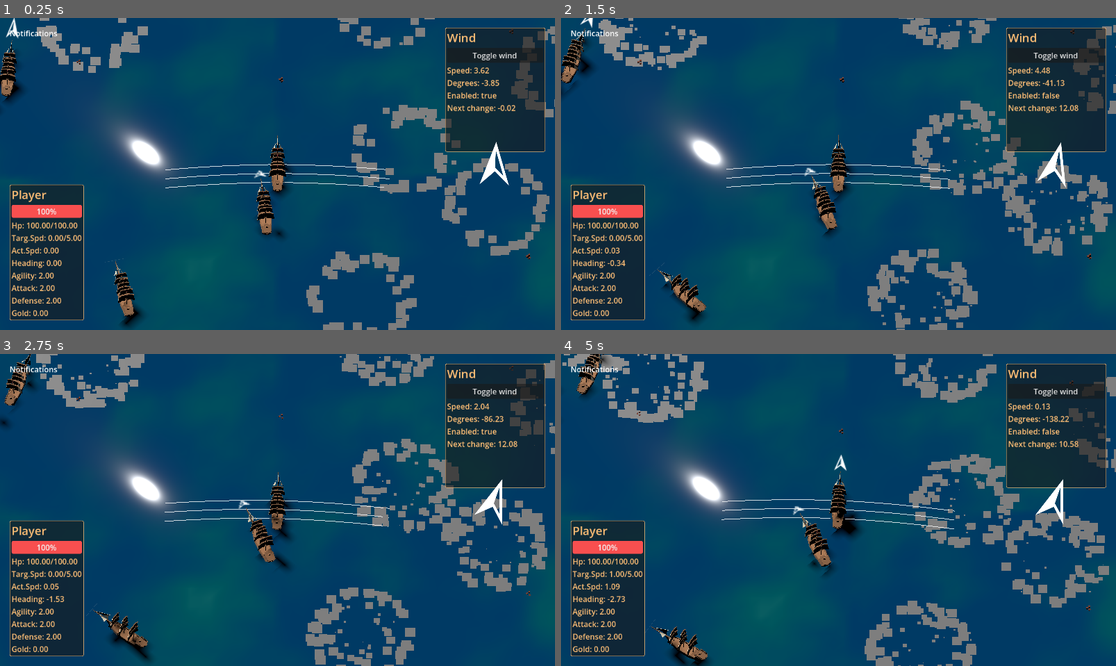
Above: before the commit, frames 1-4 (two rows, left to right).
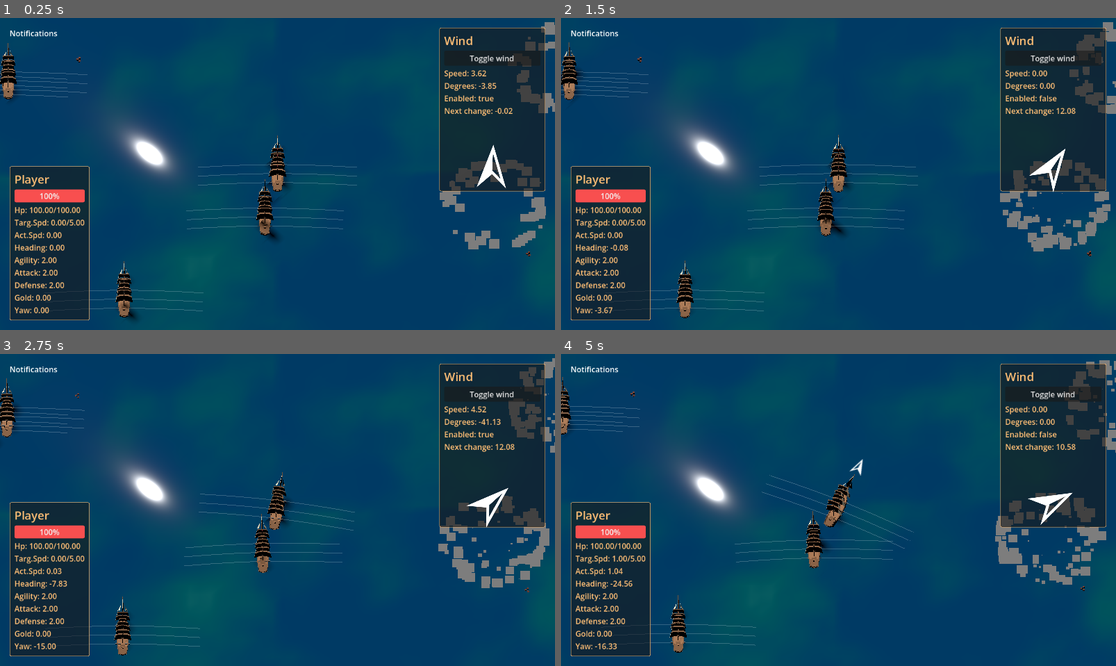
Above: after the commit, the same moments.

Repository: Munghard/pirates
Game: Godot game, scene res://Scenes/world.tscn
Two runs of this game, one before a commit and one after it. Both use one fixed random seed, a clock stepped at 60 frames per second and the inputs below.
Inputs (mouse positions are in pixels of both pictures, inside the frame that each line leads up to):
- Up to frame 1 (0.25 s): no input
- Up to frame 2 (1.5 s): click "Toggle wind" at 0.5 s; tap Enter at 1.25, 1.35 s; move the mouse to (960, 158) at 1.27 s; hold D from 1.28 s (still down); click (960, 158) at 1.42 s
- Up to frame 3 (2.75 s): move the mouse to (166, 525) at 2.02 s; release D at 2.03 s; hold S from 2.03 s (still down); tap Enter at 2.1 s; click (166, 525) at 2.17 s
- Up to frame 4 (5 s): move the mouse to (894, 441) at 2.77 s; release S at 2.78 s; hold D 2.78-3.53 s; tap Enter at 2.85, 3.6, 4.35 s; click (894, 441) at 2.92 s; move the mouse to (810, 572) at 3.52 s; hold W 3.53-4.28 s; click (810, 572) at 3.67 s; move the mouse to (1005, 556) at 4.27 s; hold A from 4.28 s (still down); click (1005, 556) at 4.42 s

The runs differ from the first frame. In frame 1, 15% of the frame differs, in the area x 0-100%, y 0-100%; in frame 2, 18%; in frame 3, 18%; in frame 4, 20%.

Commit message:
stuff, mostly AI

Diff:
--- a/Scenes/enemy_ship.tscn
+++ b/Scenes/enemy_ship.tscn
@@ -6,17 +6,23 @@
 [ext_resource type="PackedScene" uid="uid://0csv1fk2jl65" path="res://Models/BoatWSail.fbx" id="4_ovko2"]
 [ext_resource type="Script" uid="uid://bm52y82qta28s" path="res://Scripts/Floater.gd" id="5_a0oot"]
 [ext_resource type="Texture2D" uid="uid://db8pxvo6me5t1" path="res://Textures/compass.png" id="6_c6fo0"]
+[ext_resource type="PackedScene" uid="uid://cd5eblhx7bnyo" path="res://Scenes/canon.tscn" id="7_c6fo0"]
 
 [sub_resource type="BoxShape3D" id="BoxShape3D_ovko2"]
 size = Vector3(1.1582031, 1.4629517, 4.948715)
 
-[node name="enemy_ship" type="RigidBody3D" unique_id=1322708518 node_paths=PackedStringArray("floater")]
+[node name="enemy_ship" type="RigidBody3D" unique_id=1754202150 node_paths=PackedStringArray("floater", "canons_port", "canons_starboard")]
+mass = 100000.0
+gravity_scale = 0.0
+angular_damp = 5.0
 script = ExtResource("1_3bg38")
 pirate_ship = ExtResource("3_c6fo0")
 navy_ship = ExtResource("3_c6fo0")
 merchant_ship = ExtResource("4_ovko2")
 floater = NodePath("floater")
 loot = ExtResource("4_a0oot")
+canons_port = [NodePath("Canon"), NodePath("Canon2"), NodePath("Canon3")]
+canons_starboard = [NodePath("Canon4"), NodePath("Canon5"), NodePath("Canon6")]
 
 [node name="CollisionShape3D" type="CollisionShape3D" parent="." unique_id=339108743]
 transform = Transform3D(1, 0, 0, 0, 1, 0, 0, 0, 1, 0, 0.60946655, 0.18819427)
@@ -31,3 +37,21 @@
 [node name="Sprite3D" type="Sprite3D" parent="forward_arrow" unique_id=963629054]
 transform = Transform3D(1, 0, 0, 0, -4.371139e-08, -1, 0, 1, -4.371139e-08, 0, 0, 1.0000001)
 texture = ExtResource("6_c6fo0")
+
+[node name="Canon" parent="." unique_id=101832743 instance=ExtResource("7_c6fo0")]
+transform = Transform3D(-4.371139e-08, 0, -1, 0, 1, 0, 1, 0, -4.371139e-08, -0.45781922, 0.5402633, 0.7390715)
+
+[node name="Canon2" parent="." unique_id=2028125460 instance=ExtResource("7_c6fo0")]
+transform = Transform3D(-4.371139e-08, 0, -1, 0, 1, 0, 1, 0, -4.371139e-08, -0.45781922, 0.5402633, -0.25266623)
+
+[node name="Canon3" parent="." unique_id=860840109 instance=ExtResource("7_c6fo0")]
+transform = Transform3D(-4.371139e-08, 0, -1, 0, 1, 0, 1, 0, -4.371139e-08, -0.45781922, 0.5402633, -1.2526662)
+
+[node name="Canon4" parent="." unique_id=1170445933 instance=ExtResource("7_c6fo0")]
+transform = Transform3D(-4.371139e-08, 0, 1, 0, 1, 0, -1, 0, -4.371139e-08, 0.458, 0.5402633, 0.7390715)
+
+[node name="Canon5" parent="." unique_id=1304354545 instance=ExtResource("7_c6fo0")]
+transform = Transform3D(-4.371139e-08, 0, 1, 0, 1, 0, -1, 0, -4.371139e-08, 0.458, 0.5402633, -0.25266623)
+
+[node name="Canon6" parent="." unique_id=545443819 instance=ExtResource("7_c6fo0")]
+transform = Transform3D(-4.371139e-08, 0, 1, 0, 1, 0, -1, 0, -4.371139e-08, 0.458, 0.5402633, -1.2526662)
--- a/Scenes/maelstrom.gd
+++ b/Scenes/maelstrom.gd
@@ -7,13 +7,11 @@
 	var rb: RigidBody3D = body
 	if rb:
 		bodies.append(rb)
-	print(bodies)
 
 func _on_body_exited(body: Node3D) -> void:
 	var rb: RigidBody3D = body
 	if rb and bodies.has(rb):
 		bodies.erase(rb)
-	print(bodies)
 
 func _process(delta):
 	for body in bodies:
@@ -24,7 +22,7 @@
 		if distance <= 5.0:
 			var ship = body as Ship
 			if ship:
-				ship.damage(delta * 1.0, ship.global_position)
+				ship.damage(delta * 1.0, ship.global_position, self )
 			continue
 
 		var pull = direction.normalized() * pull_strength
@@ -33,4 +31,4 @@
 			var current_speed_toward_center = body.linear_velocity.dot(direction.normalized())
 			# only pull if current velocity isn't enough to escape
 			if current_speed_toward_center < pull_strength:
-				body.linear_velocity += pull * delta
+				body.apply_central_force(pull * delta * body.mass)
--- a/Scenes/ship.tscn
+++ b/Scenes/ship.tscn
@@ -7,7 +7,10 @@
 [sub_resource type="BoxShape3D" id="BoxShape3D_4cq66"]
 size = Vector3(1.1582031, 1.4629517, 4.74115)
 
-[node name="ship" type="RigidBody3D" unique_id=1285290341]
+[node name="ship" type="RigidBody3D" unique_id=1823530110]
+mass = 100000.0
+gravity_scale = 0.0
+angular_damp = 5.0
 
 [node name="Sail ship" parent="." unique_id=116400657 instance=ExtResource("1_l3rv8")]
 
--- a/Scenes/world.tscn
+++ b/Scenes/world.tscn
@@ -16,10 +16,10 @@
 [ext_resource type="PackedScene" uid="uid://c4w0h65nmvokw" path="res://Scenes/maelstrom.tscn" id="14_e0ngr"]
 
 [sub_resource type="StyleBoxFlat" id="StyleBoxFlat_dwbse"]
-content_margin_left = 4.0
-content_margin_top = 4.0
-content_margin_right = 4.0
-content_margin_bottom = 4.0
+content_margin_left = 10.0
+content_margin_top = 10.0
+content_margin_right = 10.0
+content_margin_bottom = 10.0
 bg_color = Color(0.1, 0.1, 0.1, 0.6)
 border_width_left = 1
 border_width_top = 1
@@ -104,7 +104,7 @@
 theme_override_styles/panel = SubResource("StyleBoxFlat_dwbse")
 
 [node name="VBoxContainer" type="VBoxContainer" parent="MarginContainer/HUD/wind_panel" unique_id=424878902]
-custom_minimum_size = Vector2(200, 250)
+custom_minimum_size = Vector2(200, 320)
 layout_mode = 2
 
 [node name="Label_h" type="Label" parent="MarginContainer/HUD/wind_panel/VBoxContainer" unique_id=345593295]
@@ -193,11 +193,14 @@
 [node name="barrels" type="Node3D" parent="." unique_id=714804176]
 script = ExtResource("3_o06y3")
 prefab = ExtResource("5_5v1tr")
+amount = 5
 bounds = Vector3(100, 0, 100)
 
 [node name="maelstroms" type="Node3D" parent="." unique_id=1431239431]
 script = ExtResource("3_o06y3")
 prefab = ExtResource("14_e0ngr")
+amount = 2
 bounds = Vector3(100, 0, 100)
 
 [connection signal="pressed" from="MarginContainer/HUD/wind_panel/VBoxContainer/Button" to="MarginContainer/HUD" method="_on_button_pressed"]
+[connection signal="body_entered" from="PlayerShip" to="PlayerShip" method="_on_body_entered"]
--- a/Scripts/CameraFollow.gd
+++ b/Scripts/CameraFollow.gd
@@ -7,7 +7,7 @@
 	position = target.position
 
 func set_zoom(value: float):
-	camera.size = clamp(camera.size + value, 1, 50)
+	camera.size = clamp(camera.size + value, 1, 200)
 
 func add_pitch(value: float):
 	rotation.x = clamp(rotation.x + deg_to_rad(value), 0, 90)
--- a/Scripts/EnemyShip.gd
+++ b/Scripts/EnemyShip.gd
@@ -1,9 +1,36 @@
 extends Ship
+
+class_name EnemyShip
 
 @export var pirate_ship: PackedScene
 @export var navy_ship: PackedScene
 @export var merchant_ship: PackedScene
 @export var floater: Node3D
+
+var change_route := 10.0
+var route_timer := 0.0
+var ai_state: AIState = AIState.IDLE
+var combat_state: CombatState = CombatState.PURSUE
+
+var agro_dist := 100.0
+var pursue_dist := 200.0
+
+signal state_changed(_ai_State: AIState)
+enum AIState {IDLE, ENROUTE, COMBAT}
+
+signal combat_state_changed(_combat_State: CombatState)
+enum CombatState {AGRO, PURSUE, FLEE}
+
+var AIStateNames = {
+	AIState.IDLE: "IDLE",
+	AIState.ENROUTE: "ENROUTE",
+	AIState.COMBAT: "COMBAT",
+}
+var CombatStateNames = {
+	CombatState.AGRO: "AGRO",
+	CombatState.PURSUE: "PURSUE",
+	CombatState.FLEE: "FLEE",
+}
 
 func _ready() -> void:
 	var s
@@ -29,10 +56,87 @@
 
 	floater.target = s
 
+	# roll some stats
 	top_speed = randf_range(0.0, 3.0)
+	attack = randi_range(1, 5)
+	hit_points = max_hit_points
+
+	connect("recieved_damage", Callable(self , "_on_damage_recieved"))
+
+	set_state(AIState.ENROUTE)
+
+
+func _on_damage_recieved(_damage: float, _attacker: Node3D):
+	if _attacker is Ship:
+		var ship = _attacker as Ship
+		if ship:
+			#compare ship stats and decide what to do
+			if defense > ship.attack or attack > ship.defense:
+				set_state(AIState.COMBAT)
+				set_combat_state(CombatState.AGRO)
+			else:
+				set_combat_state(CombatState.FLEE)
+				await get_tree().create_timer(10.0).timeout
+				set_state(AIState.ENROUTE)
+
+
+func set_state(_ai_State: AIState):
+	ai_state = _ai_State
+	emit_signal("state_changed", _ai_State)
+
+func set_combat_state(_combat_State: CombatState):
+	combat_state = _combat_State
+	emit_signal("combat_state_changed", _combat_State)
+
+func set_full_speed():
+	target_speed = top_speed
+
+func set_random_dir_and_speed():
 	target_speed = randf_range(0, top_speed)
-	attack = randi_range(0, 5)
+	yaw_deg = randf_range(0.0, 359.0)
 
-	yaw = randf_range(0.0, 359.0)
+func _process(delta):
+	var dist_to_attacker := 0.0
+	var dir_to_attacker := Vector3.ZERO
+	if attacker and ai_state == AIState.COMBAT:
+		dist_to_attacker = (attacker.global_position - global_position).length()
+		dir_to_attacker = (attacker.global_position - global_position).normalized()
+		if dist_to_attacker < agro_dist:
+			set_combat_state(CombatState.AGRO)
+		elif dist_to_attacker > pursue_dist:
+			set_state(AIState.ENROUTE)
+		elif dist_to_attacker > agro_dist + 2.0: # small buffer
+			set_combat_state(CombatState.PURSUE)
 
-	hit_points = max_hit_points
+	match ai_state:
+		AIState.IDLE:
+			#do nothing
+			pass
+		AIState.ENROUTE:
+			en_route_behaviour(delta)
+		AIState.COMBAT:
+			var deg_to_target = rad_to_deg(atan2(dir_to_attacker.z, dir_to_attacker.x))
+			match combat_state:
+				CombatState.PURSUE:
+					yaw_deg = deg_to_target
+					target_speed = top_speed
+				CombatState.AGRO:
+					# add 90 to angle to be perpendicular for shooting
+					target_speed = 0.0
+					yaw_deg = deg_to_target + 90
+					var diff = angle_difference(rotation.y, deg_to_rad(yaw_deg))
+					if abs(diff) < deg_to_rad(10.0):
+						port_pitch(dist_to_attacker / 5.0)
+						shoot_port()
+				CombatState.FLEE:
+					yaw_deg = deg_to_target
+					target_speed = top_speed
+
+
+func en_route_behaviour(delta: float):
+	route_timer += delta
+	if route_timer >= change_route:
+		target_speed = 1.0
+		change_route = randf_range(5.0, 20.0)
+		route_timer = 0
+		yaw_deg = randf_range(0.0, 359.0)
--- a/Scripts/HUD.gd
+++ b/Scripts/HUD.gd
@@ -40,7 +40,12 @@
 
 func update_label(ship: Ship):
 	ship_label_h.text = "%s" % ship.ship_name
-	ship_label.text = "Hp: %.2f/%.2f\nTarg.Spd: %.2f/%.2f\nAct.Spd: %.2f\nHeading: %.2f\nAgility: %.2f\nAttack: %.2f\nDefense: %.2f\nGold: %.2f" % [ship.hit_points, ship.max_hit_points, ship.target_speed, ship.top_speed, ship.actual_speed, rad_to_deg(ship.rotation.y), ship.agility, ship.attack, ship.defense, ship.gold]
+	var ai_text = ""
+	if ship is EnemyShip:
+		ai_text = "State: %s\n" % (ship as EnemyShip).AIStateNames[(ship as EnemyShip).ai_state]
+		ai_text += "SubState: %s\n" % (ship as EnemyShip).CombatStateNames[(ship as EnemyShip).combat_state]
+	var ship_text = "Hp: %.2f/%.2f\nTarg.Spd: %.2f/%.2f\nAct.Spd: %.2f\nHeading: %.2f\nAgility: %.2f\nAttack: %.2f\nDefense: %.2f\nGold: %.2f\nYaw: %.2f" % [ship.hit_points, ship.max_hit_points, ship.target_speed, ship.top_speed, ship.actual_speed, rad_to_deg(ship.rotation.y), ship.agility, ship.attack, ship.defense, ship.gold, ship.yaw_deg]
+	ship_label.text = ai_text + ship_text
 	ship_pb.max_value = ship.max_hit_points
 	ship_pb.value = ship.hit_points
 
--- a/Scripts/Player_Ship.gd
+++ b/Scripts/Player_Ship.gd
@@ -14,19 +14,21 @@
 func _on_recieved_gold(amount: int):
 	gameManager.hud.new_notification("Recieved: %2.f" % amount)
 
+func _process(_delta: float) -> void:
+	# Continuous steering logic
+	if Input.is_key_pressed(KEY_A):
+		yaw_deg += _delta * agility * 10.0
+	if Input.is_key_pressed(KEY_D):
+		yaw_deg -= _delta * agility * 10.0
 
 func _input(event: InputEvent) -> void:
+	# One-time actions (like shooting or incremental speed changes)
+	# stay here to prevent "machine-gun" firing or instant max speed
 	if event is InputEventKey and event.pressed:
 		if event.keycode == KEY_W:
-			target_speed += 1.0
-			target_speed = clamp(target_speed, 0, top_speed)
+			target_speed = clamp(target_speed + 1.0, 0, top_speed)
 		if event.keycode == KEY_S:
-			target_speed -= 1.0
-			target_speed = clamp(target_speed, 0, top_speed)
-		if event.keycode == KEY_A:
-			yaw += agility
-		if event.keycode == KEY_D:
-			yaw -= agility
+			target_speed = clamp(target_speed - 1.0, 0, top_speed)
 		if event.keycode == KEY_LEFT:
 			shoot_starboard()
 		if event.keycode == KEY_RIGHT:
--- a/Scripts/Ship.gd
+++ b/Scripts/Ship.gd
@@ -1,4 +1,4 @@
-extends Node3D
+extends RigidBody3D
 class_name Ship
 
 @onready var gameManager: GameManager = get_node("/root/World")
@@ -17,7 +17,7 @@
 var actual_speed := 0.0
 
 var target_speed := 0.0
-var yaw := 0.0
+var yaw_deg := 0.0
 
 var destroyed := false
 var sink_speed := 0.5
@@ -30,32 +30,52 @@
 @export var canons_port: Array[Canon]
 @export var canons_starboard: Array[Canon]
 
+var attacker: Node3D
+
 signal recieved_gold(amount: int)
+signal recieved_damage(amount: float, attacker: Node3D)
 
-func _process(delta: float) -> void:
+func _physics_process(_delta: float) -> void:
 	if destroyed:
-		position += -basis.y * sink_speed * delta
-		rotation.y += delta # radians per second
+		apply_central_force(Vector3.UP * sink_speed * mass)
+		# position += -basis.y * sink_speed * delta
+		apply_torque(Vector3.UP * 5.0 * mass)
+		# rotation.y += delta # radians per second
 		if global_position.y <= -5.0:
-			var l: Loot = loot.instantiate()
-			get_tree().current_scene.add_child(l)
-			l.global_position = global_position
-			l.global_position.y = 0
-			l.set_gold(gold)
+			spawn_loot()
 			queue_free()
 		return
 
+	rotation.x = lerp_angle(rotation.x, 0, _delta)
+	rotation.z = lerp_angle(rotation.z, 0, _delta)
 	forward_arrow.scale.z = target_speed
-	position.y = gameManager.water.get_height_at(position)
+	# position.y = gameManager.water.get_height_at(position)
 
-	var forward = basis.z
+	var forward = global_basis.z
 	var wind_along_forward = gameManager.wind.direction.dot(-forward)
 
 	actual_speed = target_speed + wind_along_forward
 
-	position += forward * actual_speed * delta
-	var new_yaw = lerp_angle(rotation.y, deg_to_rad(yaw), delta)
-	rotation = Vector3(0, new_yaw, 0)
+	apply_central_force(forward * actual_speed * mass / 10.0)
+	# position += forward * actual_speed * delta
+	# var new_yaw = lerp_angle(rotation.y, deg_to_rad(yaw_deg), delta)
+	# rotation = Vector3(0, new_yaw, 0)
+
+	var current_rotation = global_transform.basis.get_euler().y
+	var target_rotation_rad = deg_to_rad(yaw_deg)
+	var rotation_diff = angle_difference(current_rotation, target_rotation_rad)
+
+	# Apply a turning force based on how far we need to turn
+	apply_torque(Vector3.UP * rotation_diff * agility * mass * 5.0)
+
+
+func spawn_loot():
+	var l: Loot = loot.instantiate()
+	get_tree().current_scene.add_child(l)
+	l.global_position = global_position
+	l.global_position.y = 0
+	l.set_gold(gold)
+
 
 func give_loot(_gold: int):
 	gold += _gold
@@ -63,7 +83,7 @@
 	print("Recieved: ", gold);
 
 
-func damage(_damage: float, _position: Vector3):
+func damage(_damage: float, _position: Vector3, _attacker: Node3D):
 	gameManager.hud.hovered_ship = self
 	accumulated_damage += _damage
 	if accumulated_damage >= damage_threshold:
@@ -71,8 +91,11 @@
 		ddd_label(s, _position)
 		accumulated_damage = 0
 
+	attacker = _attacker
 	hit_points = clamp(hit_points - (_damage / defense), 0, max_hit_points)
-	if hit_points <= 0:
+	emit_signal("recieved_damage", (_damage / defense), _attacker)
+
+	if hit_points <= 0 and not destroyed:
 		destroyed = true
 		ddd_label("SUNK!", position)
 
@@ -102,9 +125,16 @@
 func shoot_port():
 	for canon in canons_port:
 		await get_tree().create_timer(randf() / 10.0).timeout
-		canon.shoot(attack)
+		canon.shoot(attack, self )
 
 func shoot_starboard():
 	for canon in canons_starboard:
 		await get_tree().create_timer(randf() / 10.0).timeout
-		canon.shoot(attack)
+		canon.shoot(attack, self )
+
+func _on_body_entered(body: Node) -> void:
+	if body is not Ship:
+		return
+	var ship := body as Ship
+	if ship:
+		ship.damage(attack * hit_points, global_position, self )
--- a/Scripts/Wind.gd
+++ b/Scripts/Wind.gd
@@ -40,5 +40,6 @@
 
 func set_enable_wind(value: bool):
 	timer_enable = value
-	randomize_direction()
+	if value:
+		randomize_direction()
 	emit_signal("wind_changed", target_direction)
--- a/Scripts/cannon_ball.gd
+++ b/Scripts/cannon_ball.gd
@@ -1,10 +1,10 @@
 extends RigidBody3D
 var damage = 5.0
-
+var shooter: Node3D
 
 func _on_body_entered(body: Node) -> void:
 	if body is not Ship:
 		return
 	var ship := body as Ship
 	if ship:
-		ship.damage(damage, global_position)
+		ship.damage(damage, global_position, shooter)
--- a/Scripts/canon.gd
+++ b/Scripts/canon.gd
@@ -13,7 +13,7 @@
 var fire_rate = 5.0
 var fire_timer = 0.0
 
-func shoot(attack: float):
+func shoot(attack: float, shooter: Node3D):
 	if not fire_timer <= 0.0:
 		return
 	fire_timer = fire_rate
@@ -21,6 +21,7 @@
 	var dir: Vector3 = canon.global_basis.z
 	var b: RigidBody3D = cannon_ball.instantiate()
 	b.damage = damage * attack
+	b.shooter = shooter
 	get_tree().current_scene.add_child(b)
 	b.global_position = canon.global_position + dir * 2.0
 	var shoot_dir = (dir + (Vector3.UP * deg_to_rad(pitch))).normalized()
@@ -44,7 +45,7 @@
 		line.add_child(mesh_instance)
 		var material = StandardMaterial3D.new()
 		material.shading_mode = BaseMaterial3D.SHADING_MODE_UNSHADED
-		material.albedo_color = Color(1, 1, 1, 0.8) # 50% transparent
+		material.albedo_color = Color(1, 1, 1, 0.2) # 50% transparent
 		material.transparency = BaseMaterial3D.TRANSPARENCY_ALPHA
 
 		mesh_instance.material_override = material
